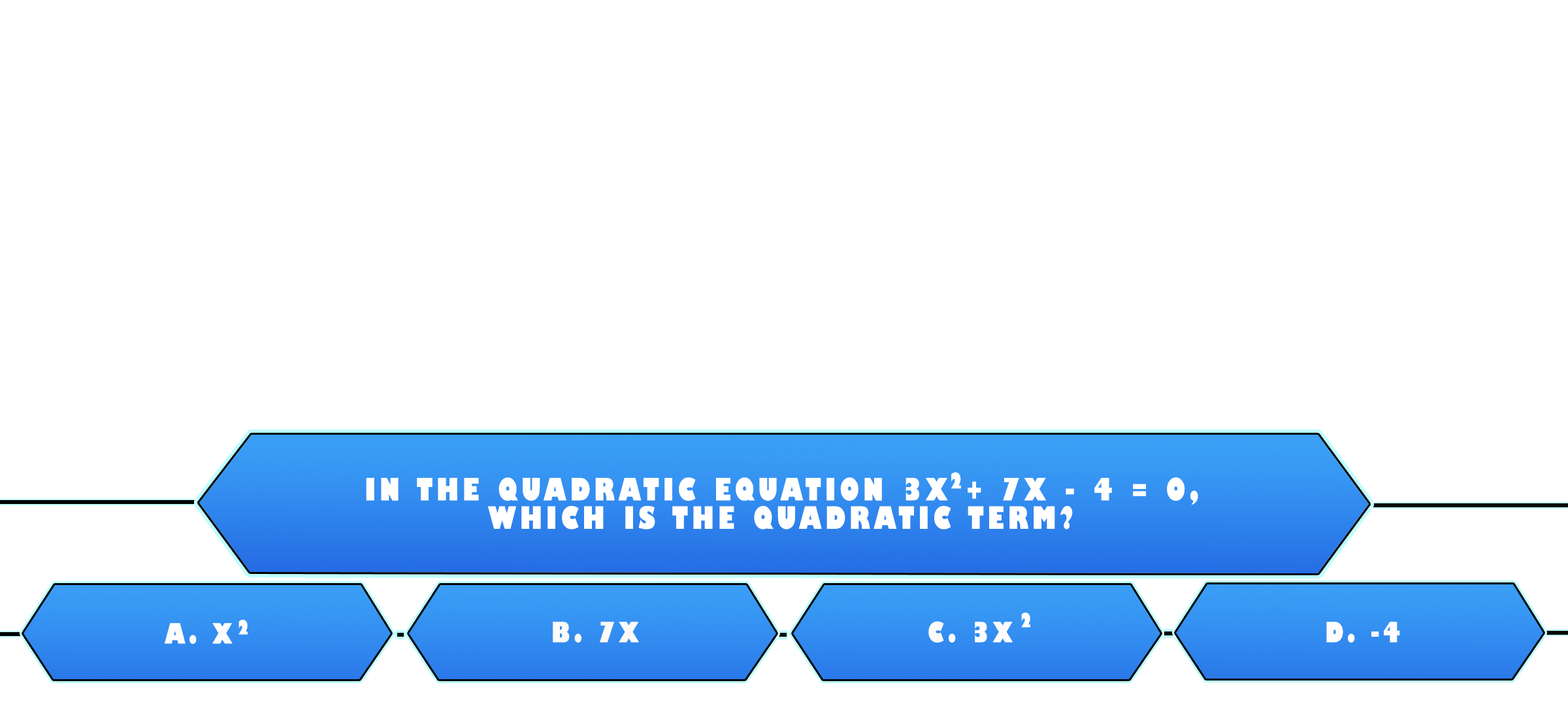
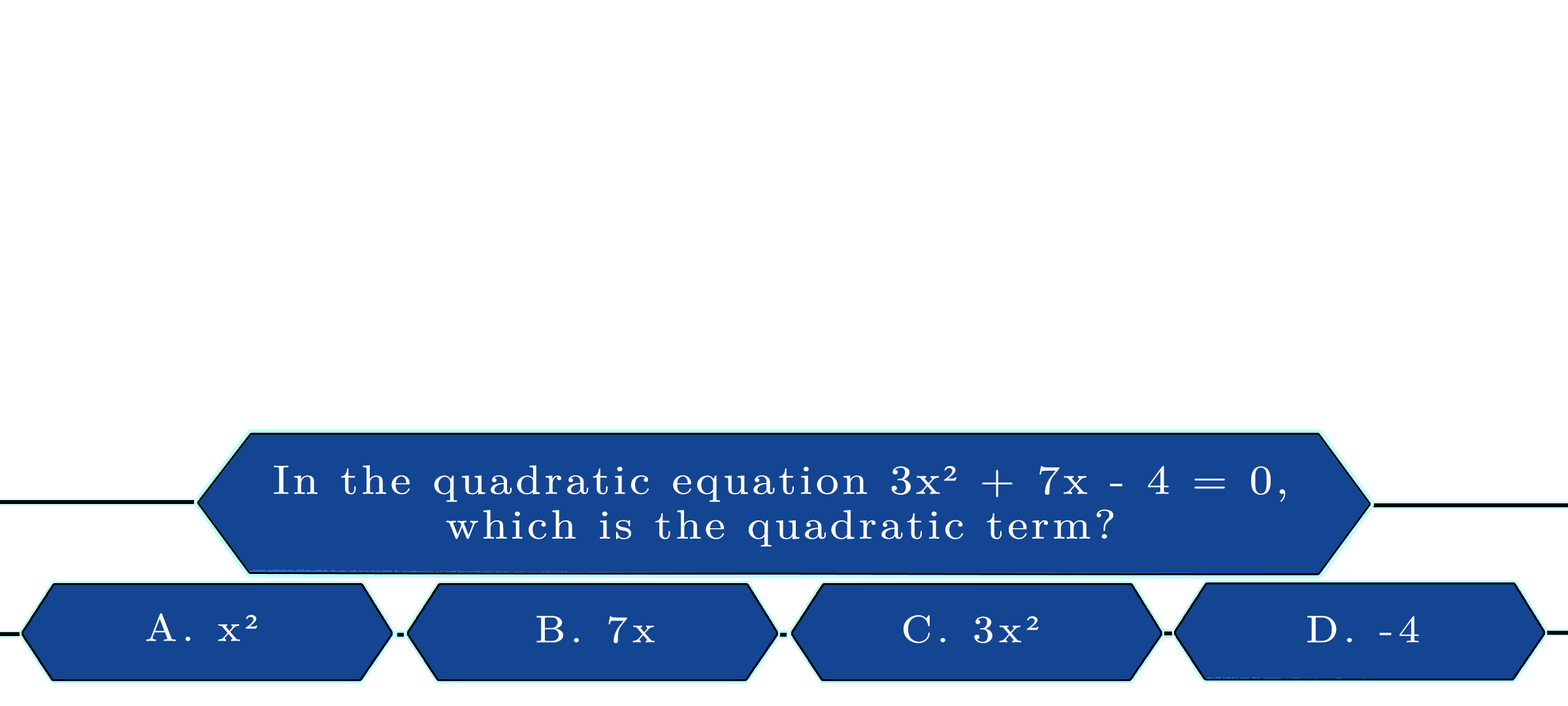
Layers edited between the first and the second (1568, 706) image:
hid "2" (1st of 2, in "Group 2") over [950, 471, 962, 489]
renamed "In the quadratic equation 3x + 7x - 4 = 0, which is the quadrat" to "In the quadratic equation 3x² + 7x - 4 = 0, which is the quadra", painted on it over [273, 464, 1286, 547]
painted on "Layer 7" over [199, 434, 1369, 573]
painted on "D. -4" over [1307, 615, 1420, 643]
painted on "Layer 9" over [1176, 584, 1544, 679]
renamed "C. 3x" to "C. 3x²", painted on it over [903, 614, 1039, 643]
hid "2 copy 2" over [1021, 612, 1031, 628]
painted on "Layer 9 copy" over [793, 584, 1161, 679]
painted on "B. 7x" over [536, 615, 655, 643]
painted on "Layer 9 copy 2" over [408, 584, 777, 679]
hid "2" (2nd of 2, in "Group 3") over [238, 619, 248, 635]
renamed "A. x" to "A. x²", painted on it over [146, 612, 258, 644]
painted on "Layer 9 copy 3" over [23, 584, 391, 679]
